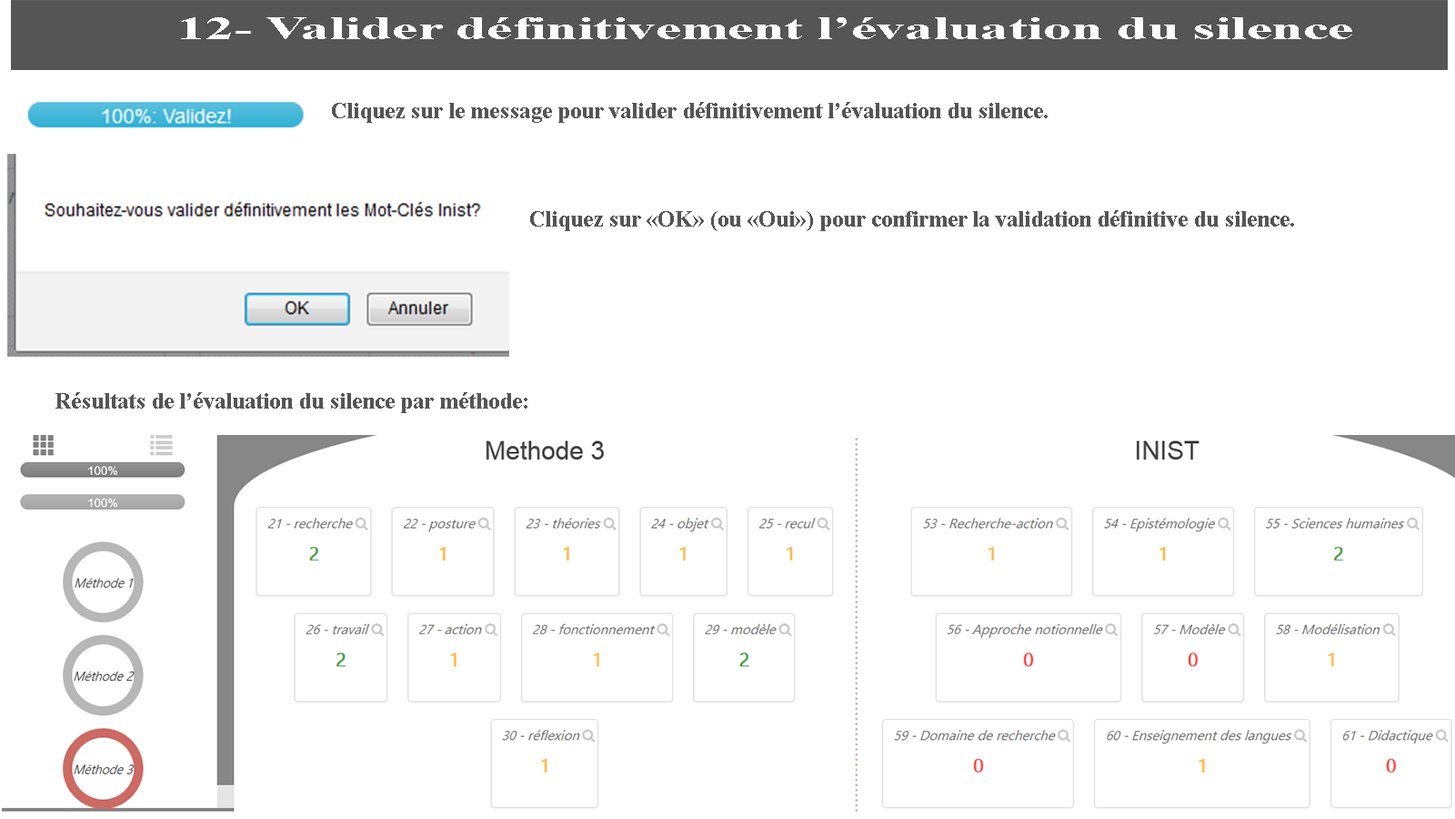
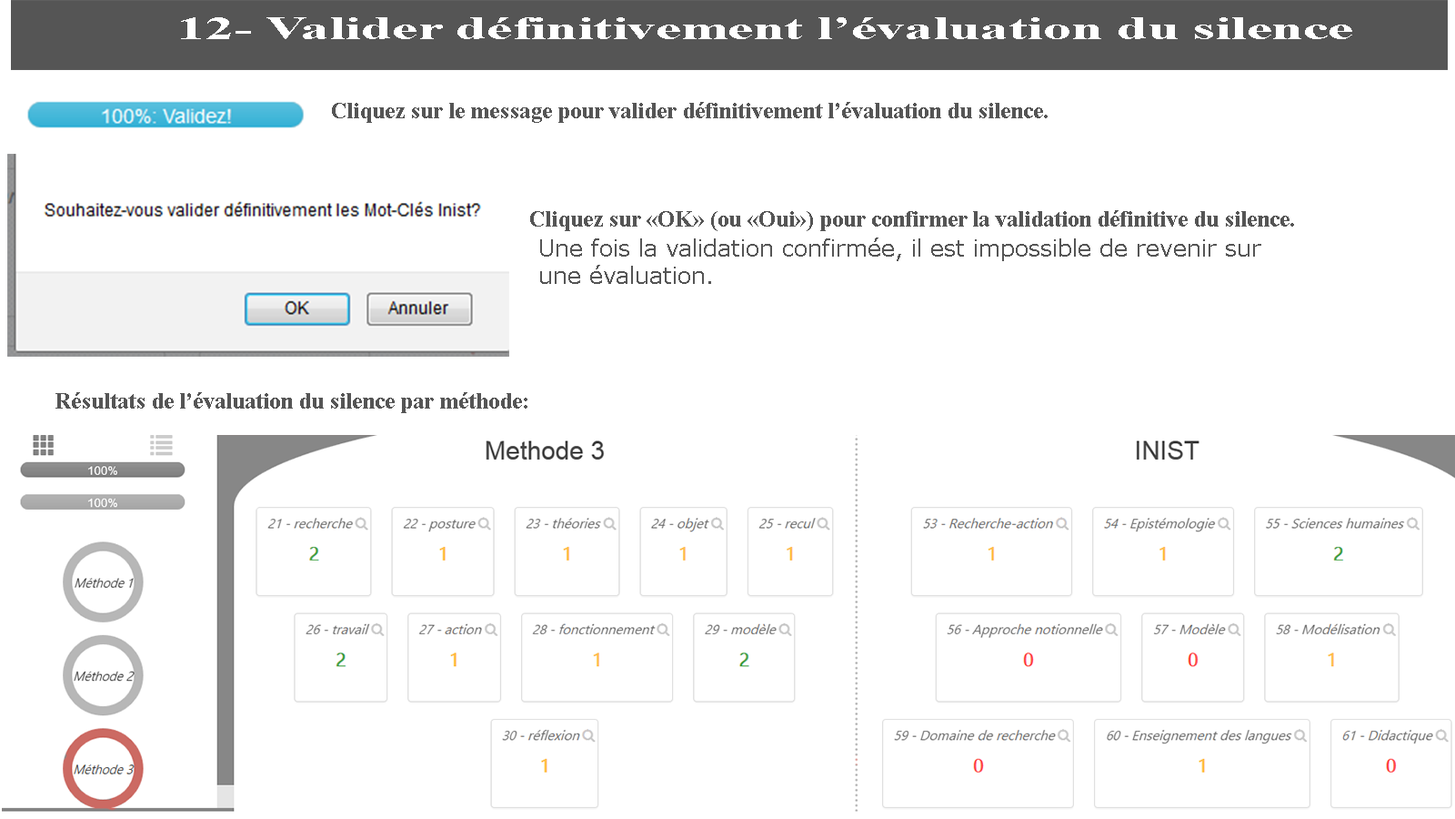
Layers edited between the first and the second w=1455, h=819 image:
added layer "Une fois la validation confirmée, il est impossible de revenir" above "blanc1 copie" over left=540, top=237, right=1262, bottom=284
